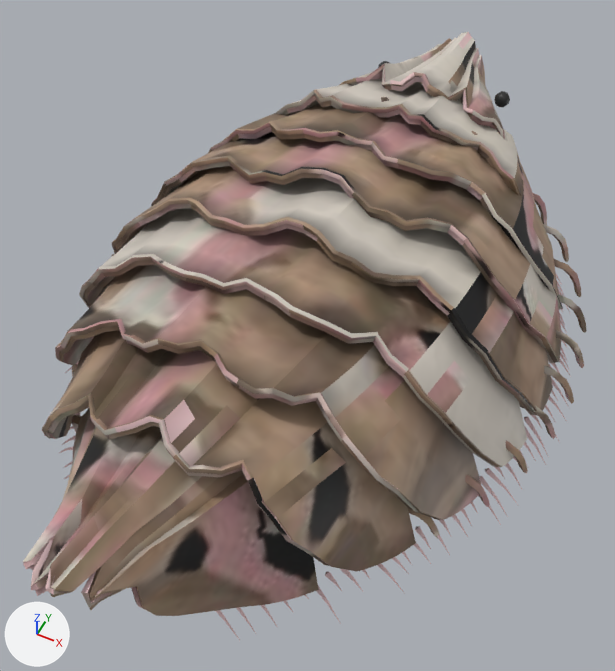
A saved change to the glTF model public/assets/models/fauna_ferracaris.glb.
The view is the same before and after, from a 50 mm lens placed at (0.098, -0.213, 0.258), pointed at (0.003, -0.022, 0.019). Arrows for +X, +Y and +Z are at lower left; the lights stay in place. The picture after the commit comes second. Where no turn or scale is listed for an object, it has been applied to the vertices. Vertices at exactly the same position are counted once.

Before the edit, the objects in view are built like this:
```python
me_ferracaris_body = bpy.data.meshes.new('ferracaris_body')
me_ferracaris_body.from_pydata(...)  # 6493 vertices, 12278 faces; spans x -0.1..0.101, y -0.16..0.153, z -0.009..0.079
# faces by material slot: [6012, 1998, 2144, 128, 1996]
me_ferracaris_body.materials.append(mat_ferra_plate)
me_ferracaris_body.materials.append(mat_ferra_rim)
me_ferracaris_body.materials.append(mat_ferra_fringe)
me_ferracaris_body.materials.append(mat_mimic_pupil)
me_ferracaris_body.materials.append(mat_ferra_leg)
ob_ferracaris_body = bpy.data.objects.new('ferracaris_body', me_ferracaris_body)
ob_ferracaris_body.location = (0.0, 0.0, 0.0)
```
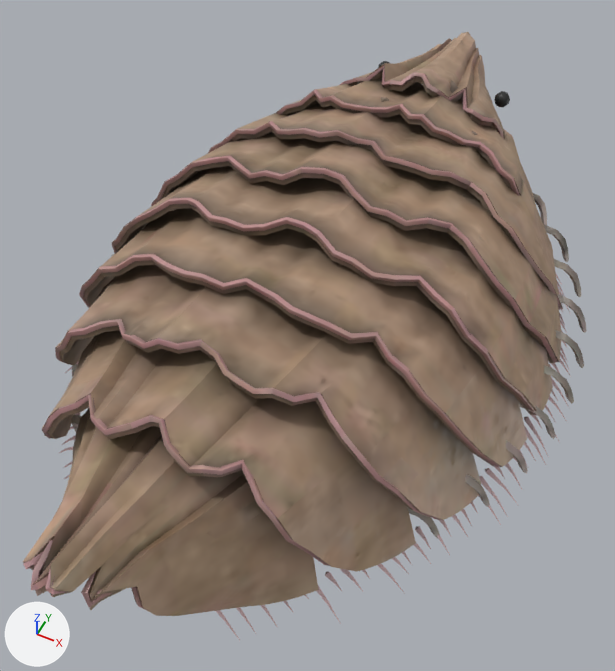
Boxes (x1, y1, x2, y2) around the edits, measured in the pictures (615 x 671 px):
part 1 of me_ferracaris_body, surface changed: (23, 32, 587, 616) in both
part 2 of me_ferracaris_body, recoloured: (26, 32, 587, 616) in both

Edits to the bpy script that builds the scene:
```text
Change me_ferracaris_body:
    where me_ferracaris_body.from_pydata(...)  # 6493 vertices, 12278 faces; spans x -0.1..0.101, y -0.16..0.153, z -0.009..0.079
    used by ob_ferracaris_body; location = (0.0, 0.0, 0.0)
    me_ferracaris_body part 1: 12270 kept faces spanning x -0.1..0.101, y -0.16..0.153, z -0.009..0.079 get new texture (UV) coordinates
    me_ferracaris_body part 2: 7589 kept faces spanning x -0.1..0.101, y -0.16..0.153, z -0.009..0.079 get new vertex colours
```
